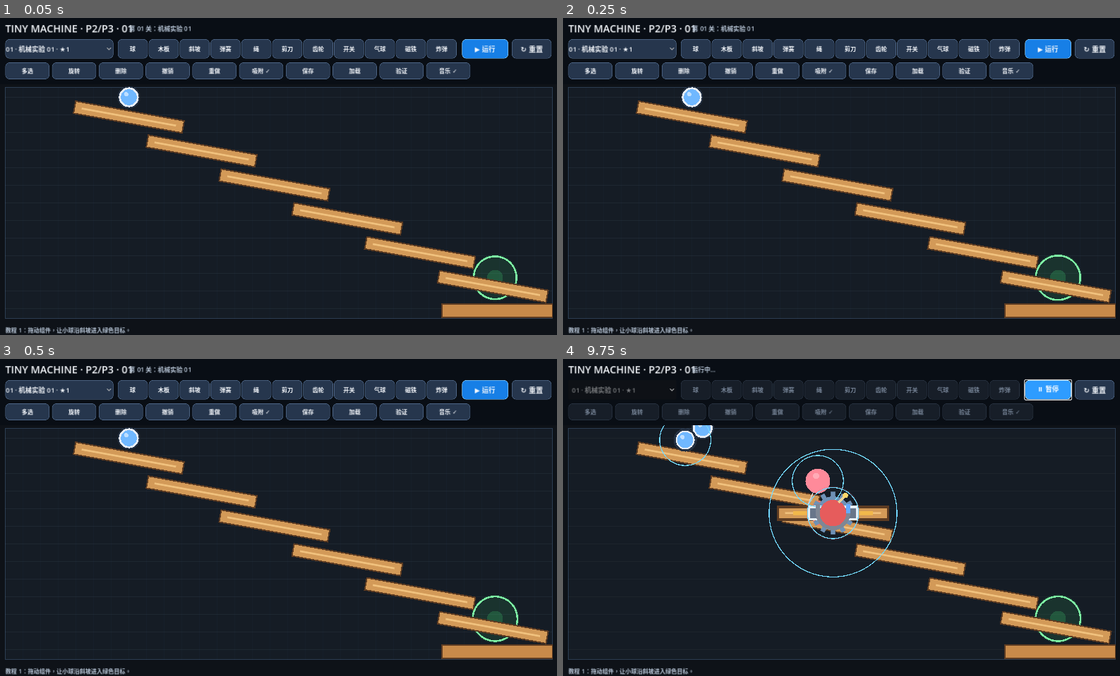
Above: before the commit, frames 1-4 (two rows, left to right).
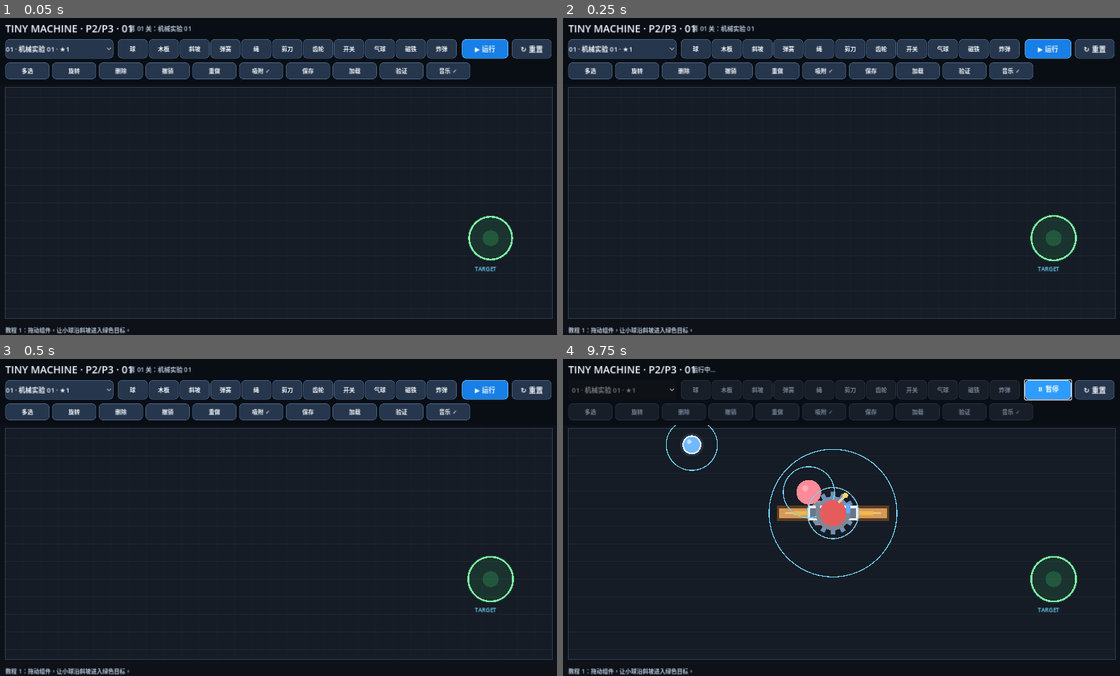
Above: after the commit, the same moments.

Repository: passwall787-del/tiny-machine
Game: Godot game, scene res://main.tscn
Same seed, same stepped clock (60 frames per second), same inputs: the game is played once before the commit and once after it.
Inputs:
- Up to frame 1 (0.05 s): no input
- Up to frame 2 (0.25 s): no input
- Up to frame 3 (0.5 s): no input
- Up to frame 4 (9.75 s): click "01 · 机械实验 01 · ★1" at 0.5 s; click "球" at 1.25 s; click "木板" at 2 s; click "斜坡" at 2.75 s; click "弹簧" at 3.5 s; click "绳" at 4.25 s; click "剪刀" at 5 s; click "齿轮" at 5.75 s; click "开关" at 6.5 s; click "气球" at 7.25 s; click "磁铁" at 8 s; click "炸弹" at 8.75 s; click "▶ 运行" at 9.5 s

The runs differ from the first frame. In frame 1, 6.8% of the frame differs, in the area x 13-100%, y 21-95%; in frame 2, 6.8%; in frame 3, 6.8%; in frame 4, 7.0%, in the area x 13-100%, y 20-95%.

Commit message:
refactor: make levels start empty with limited parts inventory

Diff:
--- a/level_data.gd
+++ b/level_data.gd
@@ -6,10 +6,13 @@
 var difficulty: int = 1
 var tutorial: bool = false
 var pattern: String = "basic"
-var slope_count: int = 3
-var goal_position := Vector2(1130, 590)
+var slope_count: int = 2
+var start_position := Vector2(120, 150)
+var goal_position := Vector2(1120, 500)
 var goal_radius: float = 48.0
 var pieces: Array[Dictionary] = []
+var solution_pieces: Array[Dictionary] = []
+var inventory: Dictionary = {}
 
 static func from_dict(raw: Dictionary) -> LevelData:
     var level := LevelData.new()
@@ -18,50 +21,113 @@
     level.difficulty = int(raw.get("difficulty", 1))
     level.tutorial = bool(raw.get("tutorial", false))
     level.pattern = str(raw.get("pattern", "basic"))
-    level.slope_count = int(raw.get("slope_count", 3))
+    level.slope_count = maxi(2, int(raw.get("slope_count", 2)))
+
+    var start: Dictionary = raw.get("start", {})
+    level.start_position = Vector2(float(start.get("x", 120)), float(start.get("y", 150)))
     var goal: Dictionary = raw.get("goal", {})
-    level.goal_position = Vector2(float(goal.get("x", 1130)), float(goal.get("y", 590)))
+    level.goal_position = Vector2(float(goal.get("x", 1120)), float(goal.get("y", 500)))
     level.goal_radius = float(goal.get("radius", 48))
+
+    var raw_inventory: Dictionary = raw.get("inventory", {})
+    if raw_inventory.is_empty():
+        level.generate_inventory()
+    else:
+        for kind in raw_inventory:
+            level.inventory[str(kind)] = maxi(0, int(raw_inventory[kind]))
+
     var raw_pieces: Array = raw.get("pieces", [])
     for item in raw_pieces:
         if item is Dictionary:
             level.pieces.append({"type":str(item.get("type","")),"x":float(item.get("x",0)),"y":float(item.get("y",0)),"r":float(item.get("r",0))})
-    if level.pieces.is_empty(): level.generate_pattern()
+
+    var raw_solution: Array = raw.get("solution", [])
+    for item in raw_solution:
+        if item is Dictionary:
+            level.solution_pieces.append({"type":str(item.get("type","")),"x":float(item.get("x",0)),"y":float(item.get("y",0)),"r":float(item.get("r",0))})
+    if level.solution_pieces.is_empty():
+        level.generate_solution()
     return level
 
-func generate_pattern() -> void:
-    pieces.clear()
-    pieces.append({"type":"ball","x":300.0,"y":180.0,"r":0.0})
-    var count: int = 6
+func generate_inventory() -> void:
+    inventory = {"board":1,"slope":slope_count}
+    match pattern:
+        "basic":
+            pass
+        "step":
+            inventory["board"] = 2
+        "spring":
+            inventory["spring"] = 1
+        "switch":
+            inventory["switch"] = 1
+            inventory["spring"] = 1
+        "gear":
+            inventory["switch"] = 1
+            inventory["gear"] = 1
+            inventory["spring"] = 1
+        "rope":
+            inventory["rope"] = 1
+            inventory["scissors"] = 1
+        "air":
+            inventory["balloon"] = 1
+        "magnet":
+            inventory["magnet"] = 1
+        "bomb":
+            inventory["bomb"] = 1
+        "combo":
+            inventory["switch"] = 1
+            inventory["gear"] = 1
+            inventory["magnet"] = 1
+            inventory["bomb"] = 1
+
+func generate_solution() -> void:
+    solution_pieces.clear()
+    var count := clampi(slope_count, 2, 5)
+    var spacing := 720.0 / float(count)
     for i in range(count):
-        pieces.append({"type":"slope","x":300.0 + i * 165.0,"y":225.0 + i * 77.0,"r":0.18})
-    pieces.append({"type":"board","x":1135.0,"y":665.0,"r":0.0})
-    match pattern:
-        "step": pieces.append({"type":"board","x":690.0,"y":650.0,"r":0.0})
-        "spring": pieces.append({"type":"spring","x":760.0,"y":200.0,"r":0.0})
-        "switch":
-            pieces.append({"type":"switch","x":680.0,"y":200.0,"r":0.0})
-            pieces.append({"type":"spring","x":840.0,"y":200.0,"r":0.0})
-        "gear":
-            pieces.append({"type":"switch","x":680.0,"y":200.0,"r":0.0})
-            pieces.append({"type":"gear","x":900.0,"y":200.0,"r":0.0})
-            pieces.append({"type":"spring","x":1020.0,"y":200.0,"r":0.0})
-        "rope":
-            pieces.append({"type":"rope","x":430.0,"y":650.0,"r":0.0})
-            pieces.append({"type":"scissors","x":560.0,"y":650.0,"r":0.0})
-        "air": pieces.append({"type":"balloon","x":1020.0,"y":200.0,"r":0.0})
-        "magnet": pieces.append({"type":"magnet","x":1180.0,"y":200.0,"r":0.0})
-        "bomb": pieces.append({"type":"bomb","x":1180.0,"y":300.0,"r":0.0})
-        "combo":
-            pieces.append({"type":"switch","x":650.0,"y":200.0,"r":0.0})
-            pieces.append({"type":"gear","x":820.0,"y":200.0,"r":0.0})
-            pieces.append({"type":"magnet","x":1120.0,"y":200.0,"r":0.0})
-            pieces.append({"type":"bomb","x":1180.0,"y":300.0,"r":0.0})
+        var x := 270.0 + spacing * float(i)
+        var y := 220.0 + 58.0 * float(i)
+        solution_pieces.append({"type":"slope","x":x,"y":y,"r":0.22})
+    solution_pieces.append({"type":"board","x":1030.0,"y":500.0,"r":0.0})
 
 func to_dict() -> Dictionary:
-    var out: Dictionary = {"id":id,"title":title,"difficulty":difficulty,"tutorial":tutorial,"pattern":pattern,"slope_count":slope_count,"goal":{"x":goal_position.x,"y":goal_position.y,"radius":goal_radius},"pieces":[]}
+    var out: Dictionary = {
+        "id":id,
+        "title":title,
+        "difficulty":difficulty,
+        "tutorial":tutorial,
+        "pattern":pattern,
+        "slope_count":slope_count,
+        "start":{"x":start_position.x,"y":start_position.y},
+        "goal":{"x":goal_position.x,"y":goal_position.y,"radius":goal_radius},
+        "inventory":inventory.duplicate(true),
+        "pieces":[],
+        "solution":[]
+    }
     for p in pieces: out["pieces"].append(p.duplicate(true))
+    for p in solution_pieces: out["solution"].append(p.duplicate(true))
     return out
 
 func duplicate_level() -> LevelData:
-    return LevelData.from_dict(to_dict())
+    var out := LevelData.new()
+    out.id = id
+    out.title = title
+    out.difficulty = difficulty
+    out.tutorial = tutorial
+    out.pattern = pattern
+    out.slope_count = slope_count
+    out.start_position = start_position
+    out.goal_position = goal_position
+    out.goal_radius = goal_radius
+    out.inventory = inventory.duplicate(true)
+    out.pieces.clear()
+    out.solution_pieces.clear()
+    for p in pieces: out.pieces.append(p.duplicate(true))
+    for p in solution_pieces: out.solution_pieces.append(p.duplicate(true))
+    return out
+
+func with_solution_layout() -> LevelData:
+    var out := duplicate_level()
+    out.pieces.clear()
+    for p in solution_pieces: out.pieces.append(p.duplicate(true))
+    return out
